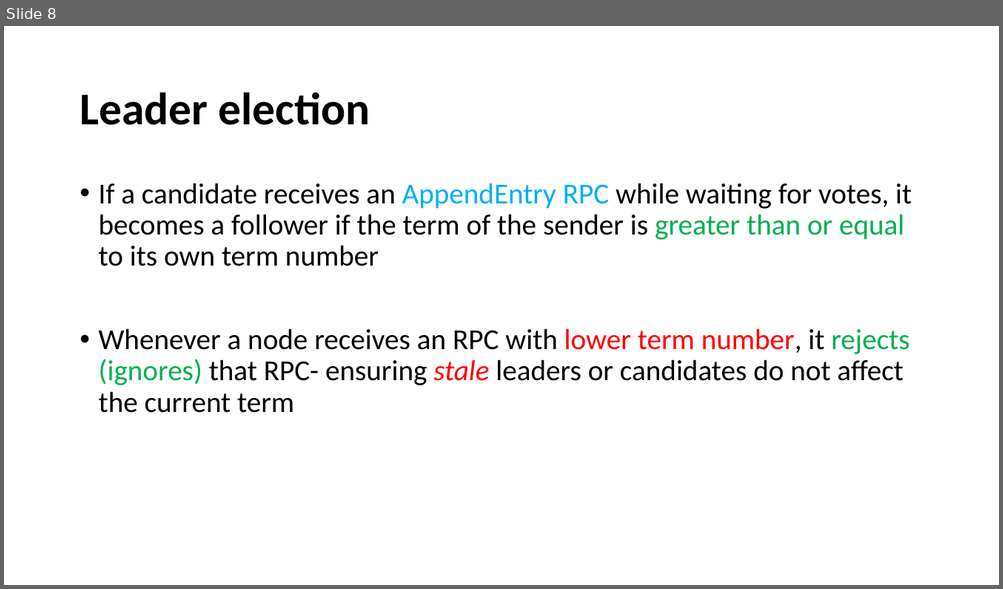
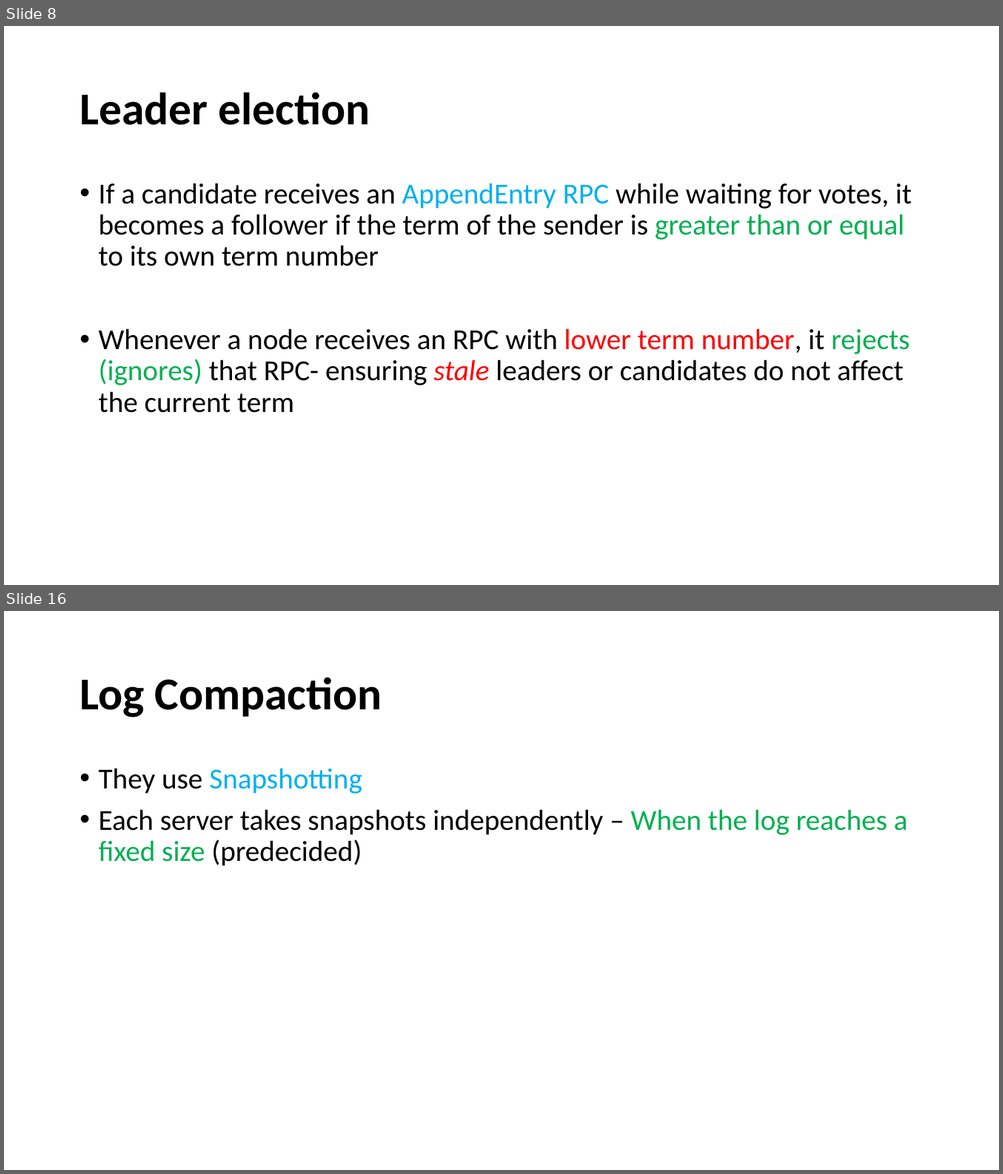
Before and after one commit to paulsaswata/public, a slide deck: The Raft Consensus Algorithm.pptx. Shown one above the other, each under a label of ours: slide 8 before the commit, slides 8 and 16 after it; the slides between them are not shown. The pictures are 1003x589 and 1003x1174 pixels, drawn with LibreOffice and Linux fonts; fonts in the diff are those of the drawing. Boxes give left, top, right and bottom in pixels: in the first picture for what was removed or moved away, otherwise in the second. Text is boxed around its words. In the diff, an @@ line names an element or a change of style, - is before the commit and + after.

```diff
--- a/The Raft Consensus Algorithm.pptx
+++ b/The Raft Consensus Algorithm.pptx
@@ slide 16 added at (x1=4, y1=611, x2=999, y2=1170), background #FFFFFF @@
@@ title added at (x1=79, y1=677, x2=382, y2=718), 44 pt, text #000000, bold @@
+Log Compaction
@@ text added at (x1=99, y1=768, x2=908, y2=866), 28 pt, text #000000 @@
+• They use Snapshotting
+• Each server takes snapshots independently – When the log reaches a fixed size (predecided)
```
Also in this commit, not shown: 5 slides changed, 3 other slides added, 1 slide removed.
